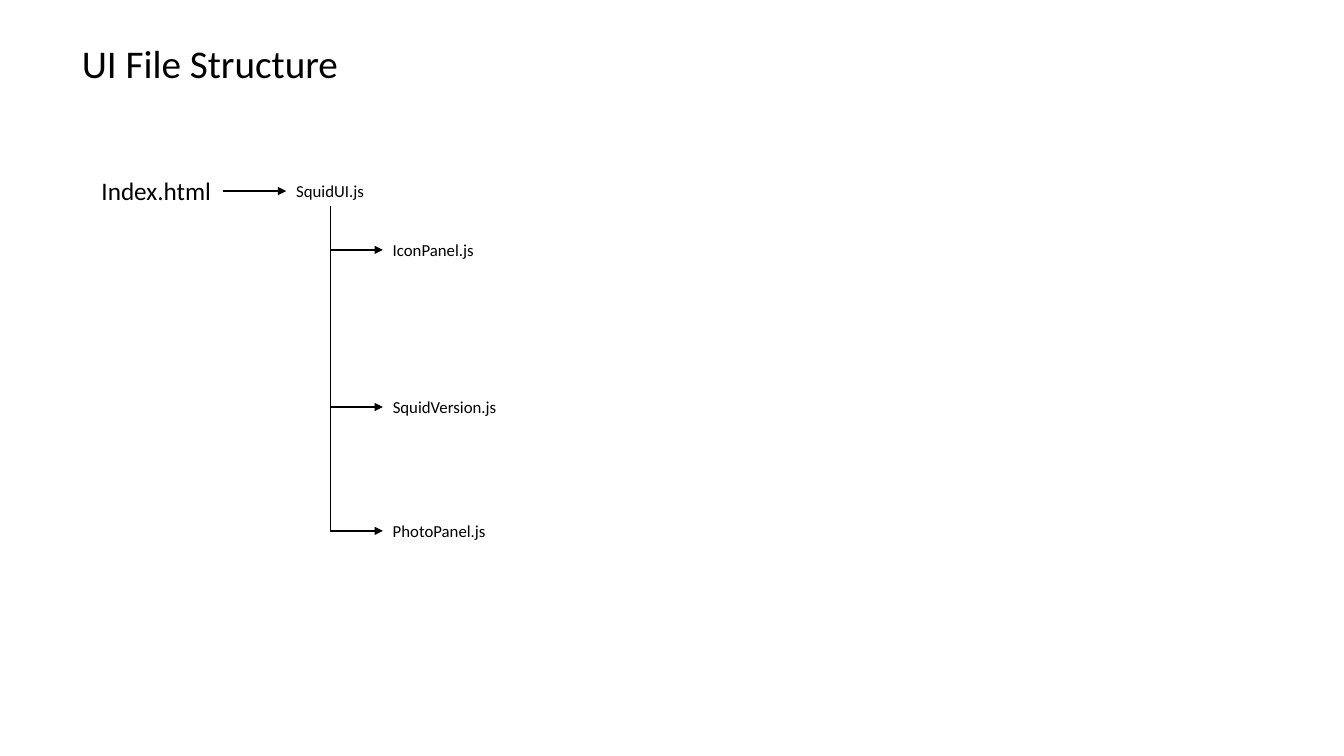
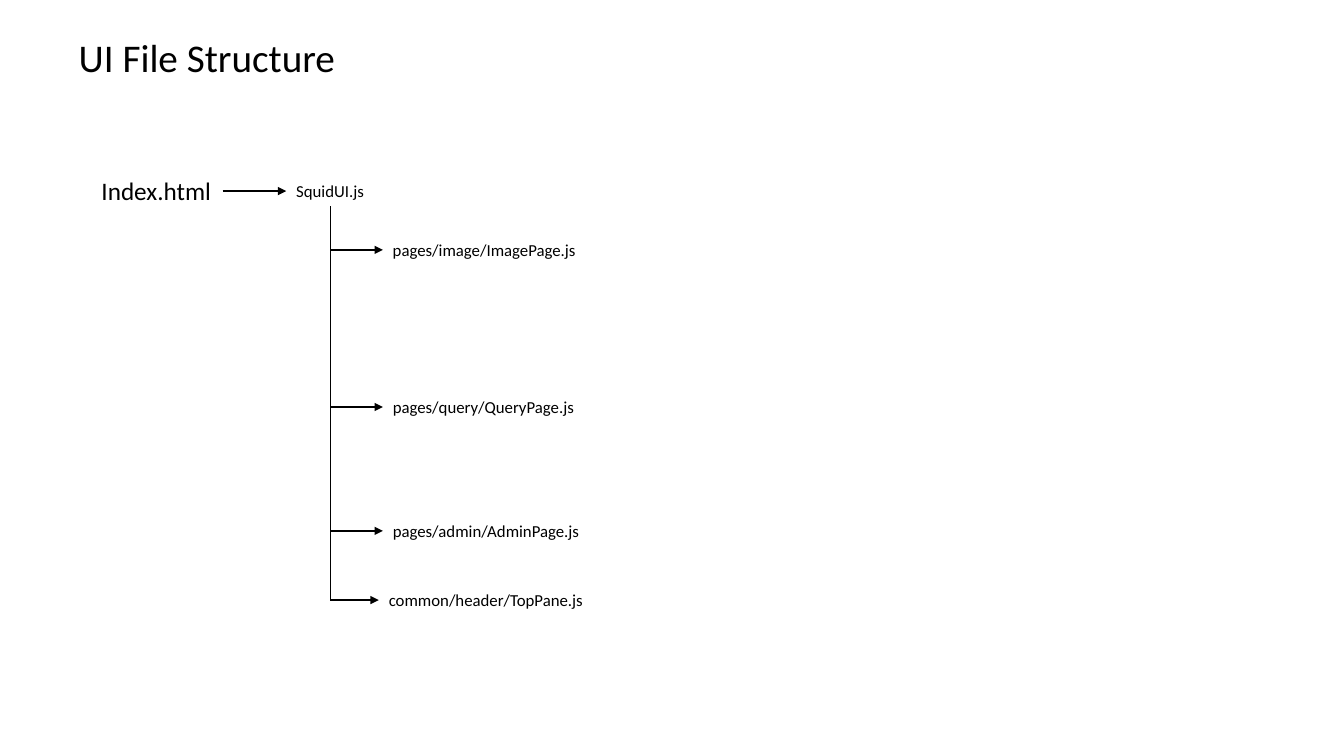
Before and after one commit to datim/squid, a slide deck: slide 22 of docs/design.pptx. Drawn at 1344x756 pixels with LibreOffice and Linux fonts; fonts in the diff are those of the drawing. Boxes give left, top, right and bottom in pixels: in the first picture for what was removed or moved away, otherwise in the second. Text is boxed around its words. In the diff, an @@ line names an element or a change of style, - is before the commit and + after.

```diff
--- a/docs/design.pptx
+++ b/docs/design.pptx
@@ text "UI File Structure" moved from (x1=82, y1=50, x2=338, y2=79) to (x1=79, y1=44, x2=335, y2=73) @@
@@ elbow arrow added from (331, 207) to (379, 600), #000000 1 pt @@
@@ text at (x1=393, y1=244, x2=576, y2=259): text changed @@
-IconPanel.js
+pages/image/ImagePage.js
@@ text at (x1=393, y1=401, x2=574, y2=416): text changed @@
-SquidVersion.js
+pages/query/QueryPage.js
@@ text at (x1=393, y1=525, x2=579, y2=540): text changed @@
-PhotoPanel.js
+pages/admin/AdminPage.js
@@ text added at (x1=389, y1=594, x2=583, y2=609), 12 pt, text #000000 @@
+common/header/TopPane.js
```
Also in this commit, not shown: 1 other slide changed, 2 other files.
